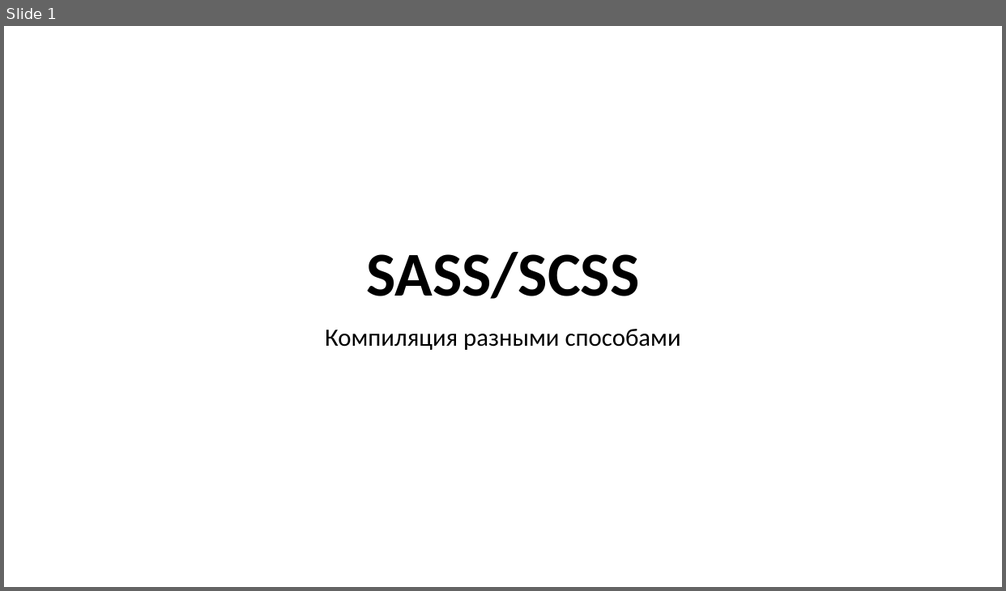
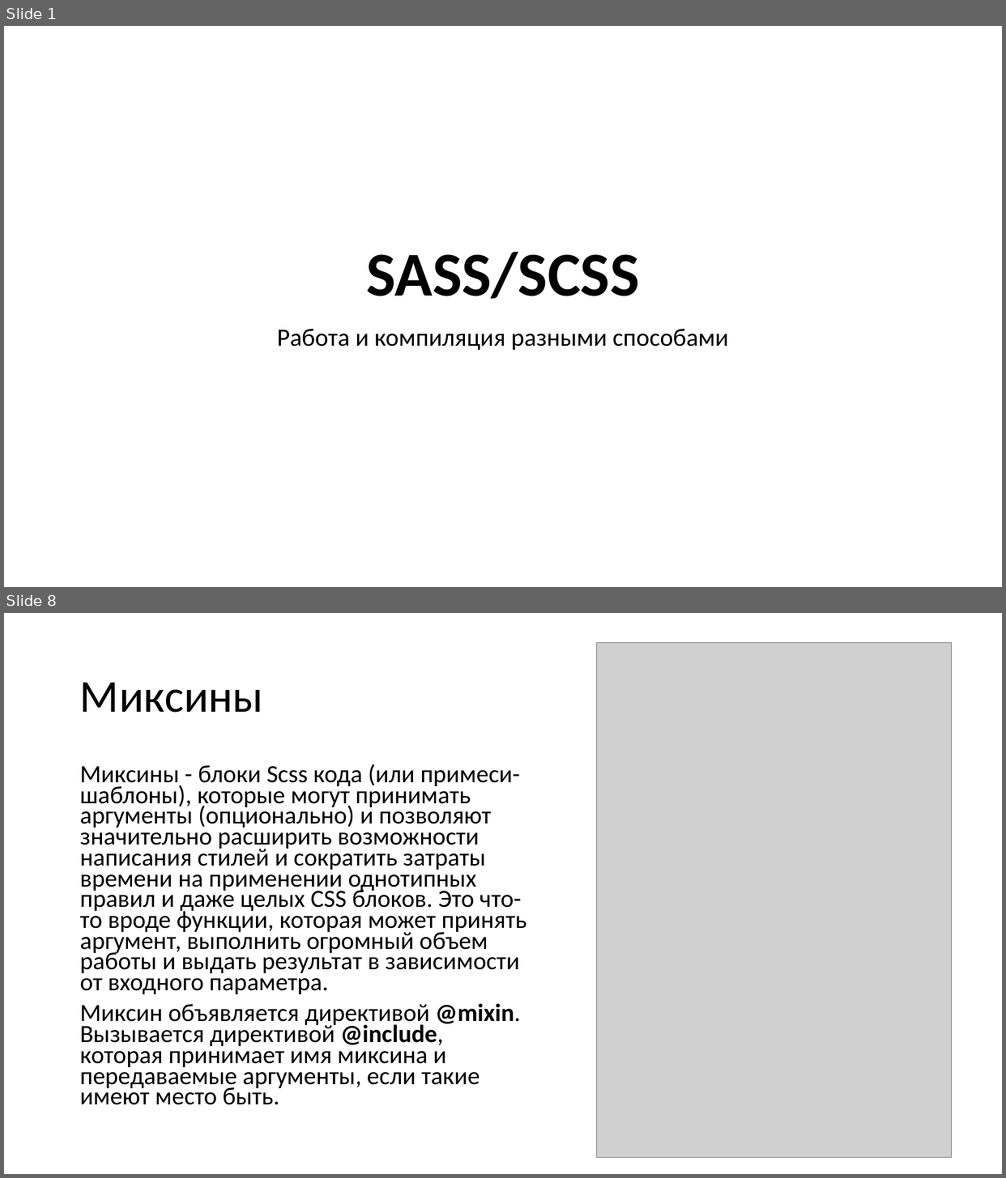
Before and after one commit to TalantRys/scss-study, a slide deck: sass.pptx. Shown one above the other, each under a label of ours: slide 1 before the commit, slides 1 and 8 after it; the slides between them are not shown. The pictures are 1006x591 and 1006x1178 pixels, drawn with LibreOffice and Linux fonts; fonts in the diff are those of the drawing; grey boxes stand for pictures. Boxes give left, top, right and bottom in pixels: in the first picture for what was removed or moved away, otherwise in the second. Text is boxed around its words. In the diff, an @@ line names an element or a change of style, - is before the commit and + after.

```diff
--- a/sass.pptx
+++ b/sass.pptx
@@ slide 8 added at (4,613,1002,1174), background #FFFFFF @@
@@ picture added at (597,643,952,1158) @@
@@ title added at (80,682,263,713), 44 pt, text #000000 @@
+Миксины
@@ text added at (80,764,526,1105), 23.8 pt, text #000000 @@
+Миксины - блоки Scss кода (или примеси-шаблоны), которые могут принимать аргументы (опционально) и позволяют значительно расширить возможности написания стилей и сократить затраты времени на применении однотипных правил и даже целых CSS блоков. Это что-то вроде функции, которая может принять аргумент, выполнить огромный объем работы и выдать результат в зависимости от входного параметра.
+Миксин объявляется директивой @mixin. Вызывается директивой @include, которая принимает имя миксина и передаваемые аргументы, если такие имеют место быть.
@@ slide 1 changed as well @@
@@ subtitle at (277,329,728,350): text changed @@
-Компиляция разными способами
+Работа и компиляция разными способами
```
Also in this commit, not shown: 1 other slide changed, 7 other slides added, 29 slides removed.
